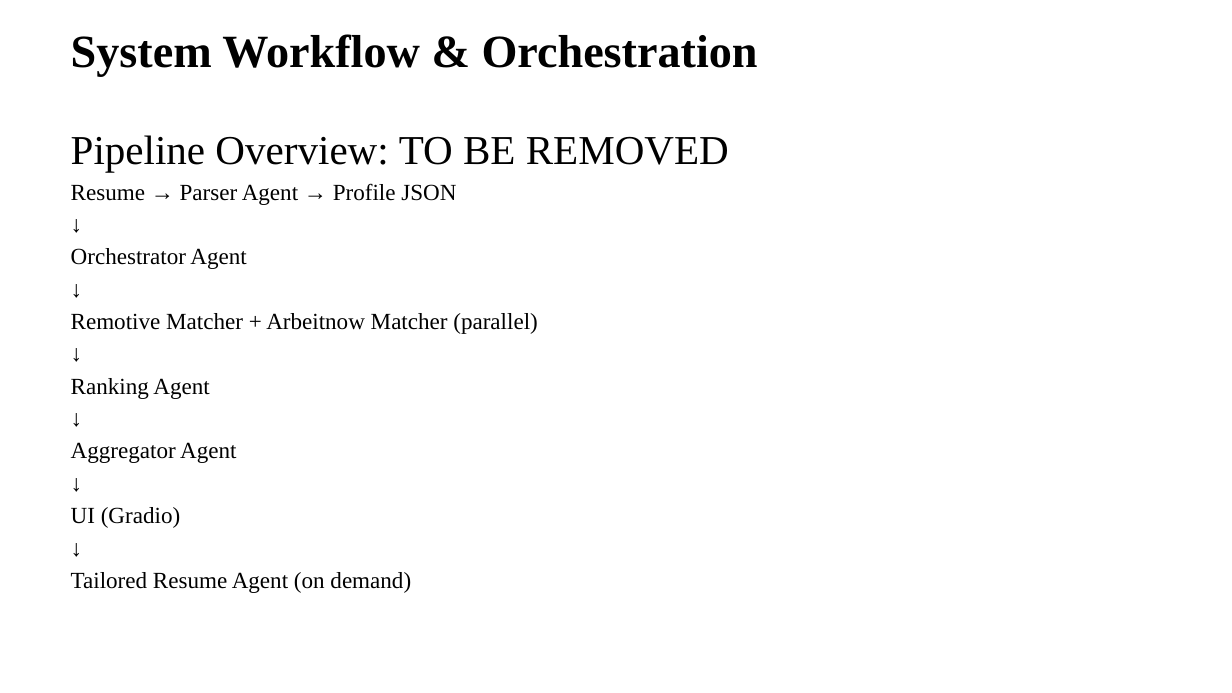
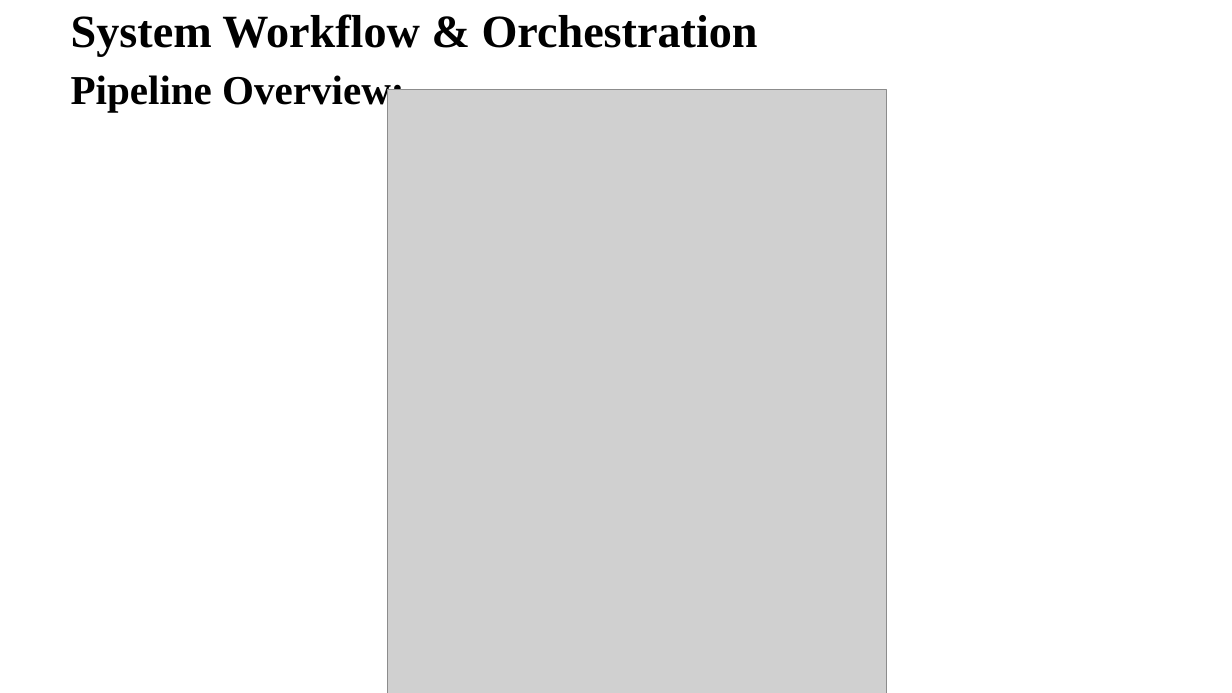
Before and after one commit to AMS-JR/ai-career-assistant, a slide deck: slide 7 of docs/presentation.pptx. Drawn at 1232x693 pixels with LibreOffice and Linux fonts; fonts in the diff are those of the drawing; grey boxes stand for pictures; background and template pictures are left out. Boxes give left, top, right and bottom in pixels: in the first picture for what was removed or moved away, otherwise in the second. Text is boxed around its words. In the diff, an @@ line names an element or a change of style, - is before the commit and + after.

```diff
--- a/docs/presentation.pptx
+++ b/docs/presentation.pptx
@@ title "System Workflow & Orchestration": place and size @@
-title "System Workflow & Orchestration" at (71,34,758,76)
+title "System Workflow & Orchestration" at (71,14,758,57)
@@ text at (71,75,404,112): text changed; size 18 to 32 pt; bold on @@
-Pipeline Overview: TO BE REMOVED
-Resume → Parser Agent → Profile JSON
-↓
-Orchestrator Agent
-↓
-Remotive Matcher + Arbeitnow Matcher (parallel)
-↓
-Ranking Agent
-↓
-Aggregator Agent
-↓
-UI (Gradio)
-↓
-Tailored Resume Agent (on demand)
+Pipeline Overview:
@@ picture added at (387,90,886,693) @@
```
Also in this commit, not shown: 13 other slides changed, 14 slides added, 8 other files.
